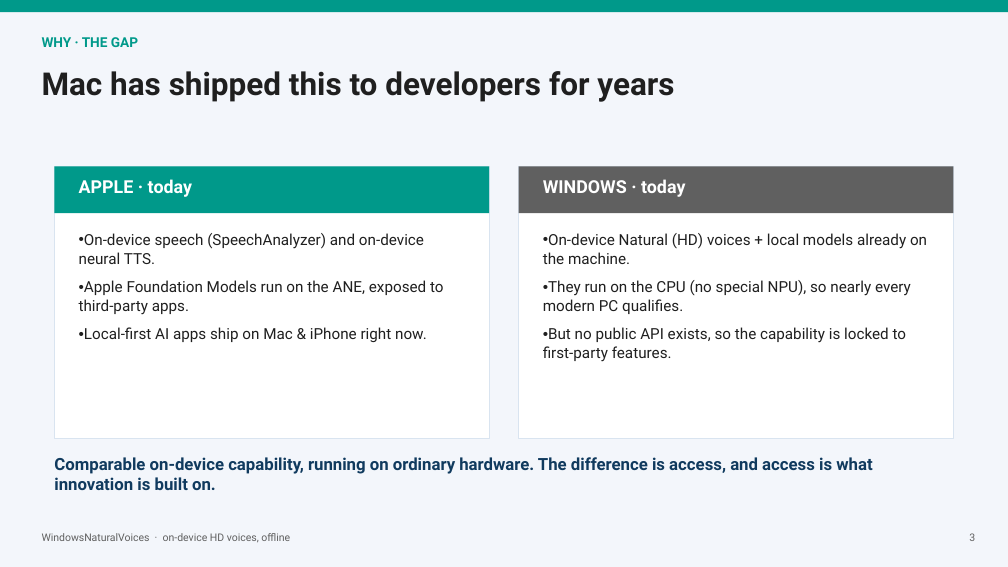
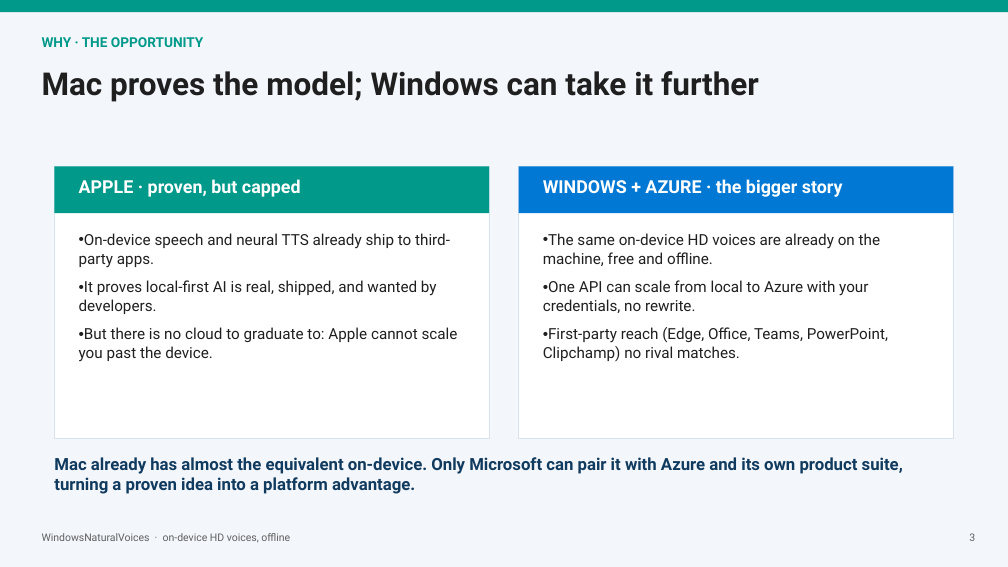
Before and after one commit to aclinick/claros, a slide deck: slide 3 of docs/pitch/live-voiceover.pptx. Drawn at 1008x567 pixels with LibreOffice and Linux fonts; fonts in the diff are those of the drawing. Boxes give left, top, right and bottom in pixels: in the first picture for what was removed or moved away, otherwise in the second. Text is boxed around its words. In the diff, an @@ line names an element or a change of style, - is before the commit and + after.

```diff
--- a/docs/pitch/live-voiceover.pptx
+++ b/docs/pitch/live-voiceover.pptx
@@ text at (42,37,203,47): text changed @@
-WHY · THE GAP
+WHY · THE OPPORTUNITY
@@ text at (42,71,759,102): text changed @@
-Mac has shipped this to developers for years
+Mac proves the model; Windows can take it further
@@ text at (79,179,301,197): text changed @@
-APPLE · today
+APPLE · proven, but capped
@@ rectangle at (519,166,954,213): fill #606060 to #0078D4 @@
@@ text at (543,179,843,197): text changed @@
-WINDOWS · today
+WINDOWS + AZURE · the bigger story
@@ text at (79,233,458,361): text changed @@
-• On-device speech (SpeechAnalyzer) and on-device neural TTS.
-• Apple Foundation Models run on the ANE, exposed to third-party apps.
-• Local-first AI apps ship on Mac & iPhone right now.
+• On-device speech and neural TTS already ship to third-party apps.
+• It proves local-first AI is real, shipped, and wanted by developers.
+• But there is no cloud to graduate to: Apple cannot scale you past the device.
@@ text at (543,233,888,362): text changed @@
-• On-device Natural (HD) voices + local models already on the machine.
-• They run on the CPU (no special NPU), so nearly every modern PC qualifies.
-• But no public API exists, so the capability is locked to first-party features.
+• The same on-device HD voices are already on the machine, free and offline.
+• One API can scale from local to Azure with your credentials, no rewrite.
+• First-party reach (Edge, Office, Teams, PowerPoint, Clipchamp) no rival matches.
@@ text at (54,457,903,494): text changed @@
-Comparable on-device capability, running on ordinary hardware. The difference is access, and access is what innovation is built on.
+Mac already has almost the equivalent on-device. Only Microsoft can pair it with Azure and its own product suite, turning a proven idea into a platform advantage.
```
Also in this commit, not shown: 1 other slide changed, 2 other files.
